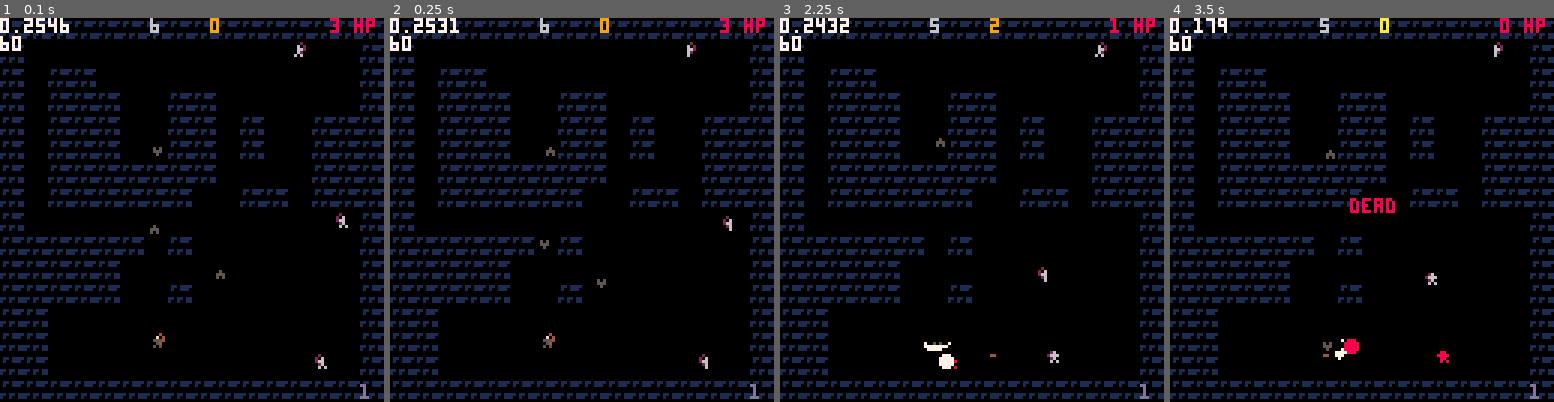
Above: before the commit, frames 1-4 (left to right).
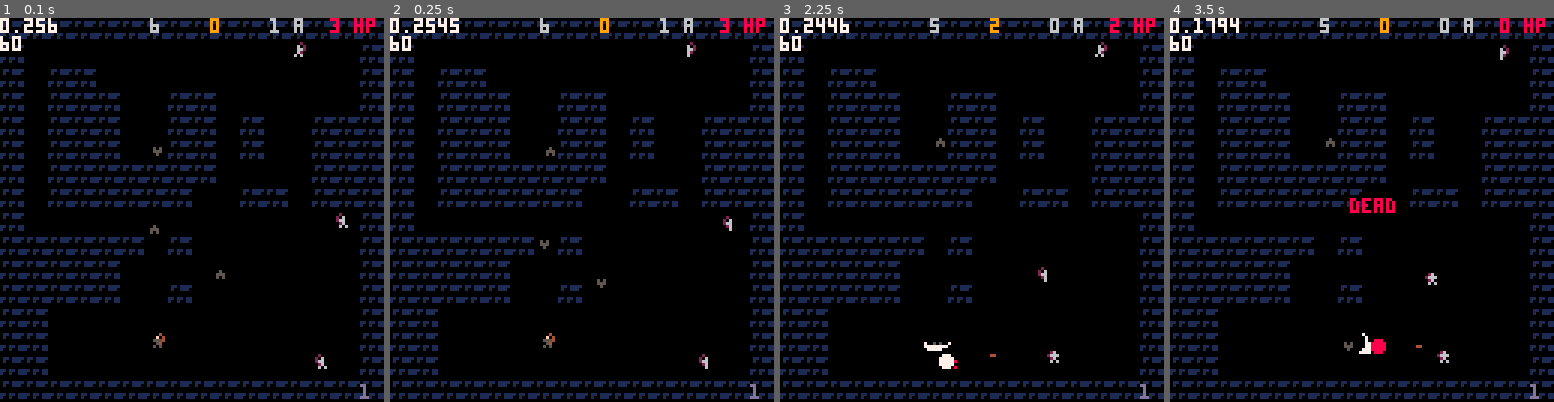
Above: after the commit, the same moments.

Repository: ironchestgames/pico-8-carts
Game: PICO-8 cartridge epicevilender.p8
Same seed, same stepped clock (60 frames per second), same inputs: the game is played once before the commit and once after it.
Inputs:
- Up to frame 1 (0.1 s): no input
- Up to frame 2 (0.25 s): no input
- Up to frame 3 (2.25 s): tap X (X key) at 0.33, 1.07, 1.85 s; tap O (Z key) at 0.7, 1.7, 2.1 s; hold Right 1.6-2.1 s; hold Up from 2.15 s (still down)
- Up to frame 4 (3.5 s): release Up at 2.42 s; hold Right 2.47-3.03 s; tap O (Z key) at 2.5, 2.9, 3.3 s; tap X (X key) at 2.97 s; hold Left from 3.08 s (still down)

The runs differ from the first frame. In frame 1, 0.2% of the frame differs, in the area x 12-79%, y 0-4%; in frame 2, 0.2%; in frame 3, 0.3%; in frame 4, 1.0%, in the area x 15-89%, y 0-90%.

Commit message:
epicevilender - add avatar armor

Diff:
--- a/epicevilender.p8
+++ b/epicevilender.p8
@@ -247,7 +247,7 @@
 dungeonlevel=1 -- current dungeon depth
 floormap={} -- the current map
 exitdoor={} -- the exitdoor
-avatar={} -- avatar actor handle
+avatar=nil -- avatar actor handle
 actors={} -- actors
 attacks={} -- attack objects
 vfxs={} -- visual effects
@@ -574,29 +574,38 @@
 
    -- create avatar
    if _col == 15 then
-    avatar=createactor({
-     x=_x*8+4,
-     y=_y*8+4,
-     halfw=1.5,
-     halfh=2,
-     a=0,
-     spd=0.5,
-     hp=3,
-     state='idling',
-     primaryitem=bow,
-     secondaryitem=fireboltbook,
-     skill1=nil,
-     skill2=nil,
-     currentskill=nil,
-     ispreperform=false,
-     frames={
-      currentframe=1,
-      idling={{0,10,3,4, -1,-2}},
-      moving={{0,10,3,4, -1,-2},{3,10,3,4, -1,-2}},
-      attacking={animspd=0,{6,10,3,4, -1,-2},{0,10,3,4, -1,-2}},
-      recovering={{0,10,3,4, -1,-2}},
-     },
-    })
+    if avatar == nil then
+     avatar=createactor({
+      x=_x*8+4,
+      y=_y*8+4,
+      halfw=1.5,
+      halfh=2,
+      a=0,
+      spd=0.5,
+      hp=3,
+      armor=1,
+      state='idling',
+      primaryitem=bow,
+      secondaryitem=fireboltbook,
+      skill1=nil,
+      skill2=nil,
+      currentskill=nil,
+      ispreperform=false,
+      frames={
+       currentframe=1,
+       idling={{0,10,3,4, -1,-2}},
+       moving={{0,10,3,4, -1,-2},{3,10,3,4, -1,-2}},
+       attacking={animspd=0,{6,10,3,4, -1,-2},{0,10,3,4, -1,-2}},
+       recovering={{0,10,3,4, -1,-2}},
+      },
+     })
+    else
+     avatar=createactor(avatar)
+     avatar.x=_x*8+4
+     avatar.y=_y*8+4
+     avatar.armor=1
+    end
+
     add(actors,avatar)
 
     _col=0 -- note: make tile ground
@@ -1171,7 +1180,15 @@
     attack.targetcount-=1
 
     -- do damage
-    actor.hp-=attack.damage
+    if actor.armor != nil and actor.armor > 0 then
+     actor.armor-=attack.damage
+     if actor.armor < 0 then
+      actor.hp+=actor.armor
+      actor.armor=0
+     end
+    else
+     actor.hp-=attack.damage
+    end
 
     -- go into recovering
     if actor.ai then
@@ -1605,6 +1622,7 @@
 
  -- dev stats
  print(avatar.hp .. ' hp',110,0,8)
+ print(avatar.armor .. ' a',90,0,6)
  if avatar.hp <= 0 then
   print('dead',60,60,8)
  end
